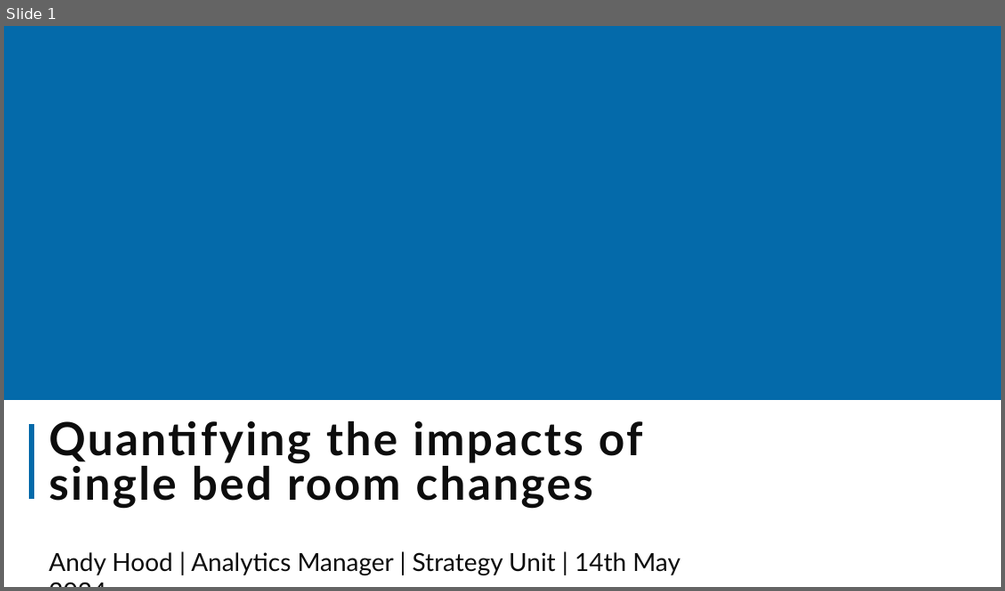
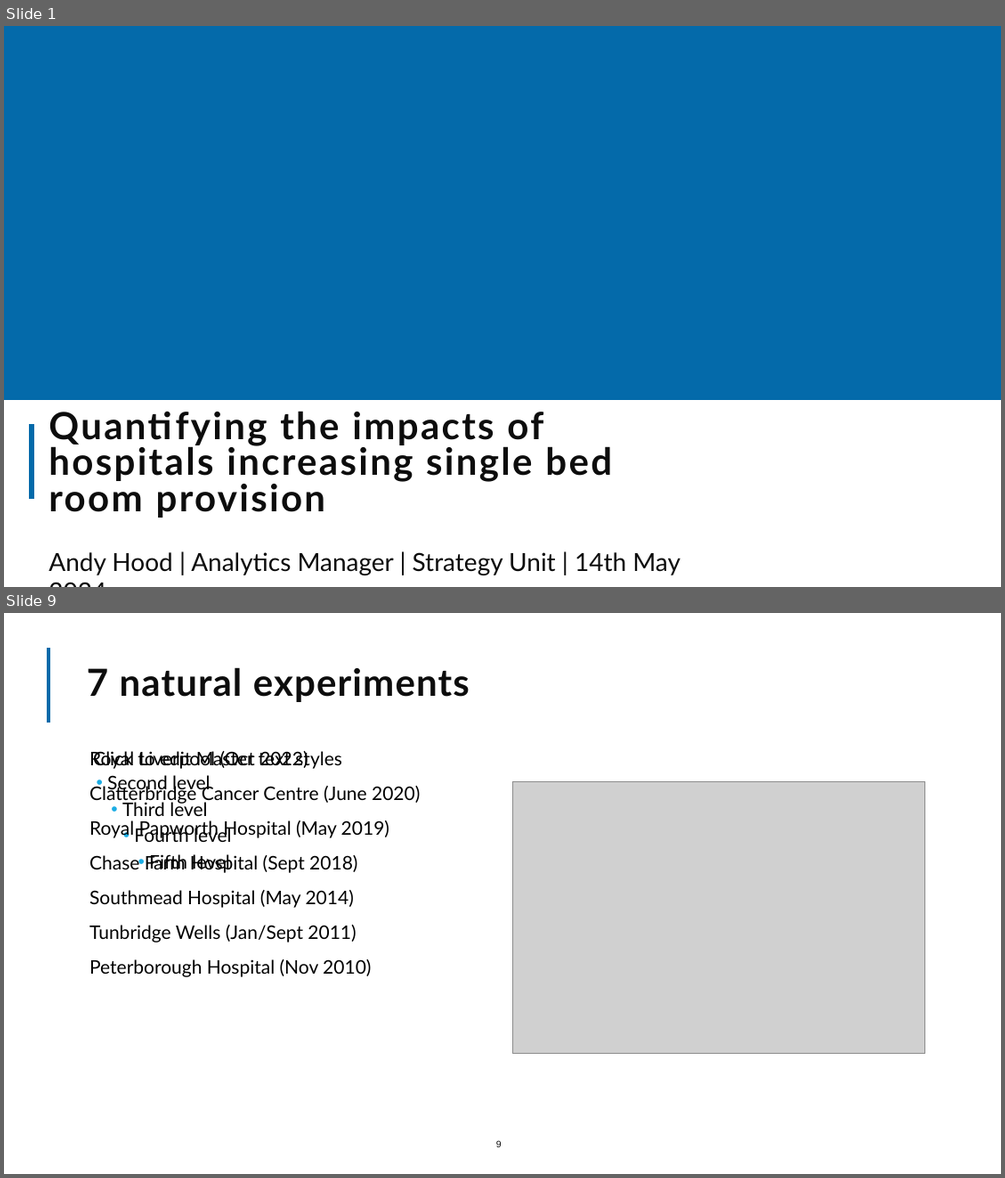
Before and after one commit to The-Strategy-Unit/nhp_sbr_impacts, a slide deck: NHP_SBR impacts_2024.pptx. Shown one above the other, each under a label of ours: slide 1 before the commit, slides 1 and 9 after it; the slides between them are not shown. The pictures are 1005x591 and 1005x1178 pixels, drawn with LibreOffice and Linux fonts; fonts in the diff are those of the drawing; grey boxes stand for pictures; background and template pictures are left out. Boxes give left, top, right and bottom in pixels: in the first picture for what was removed or moved away, otherwise in the second. Text is boxed around its words. In the diff, an @@ line names an element or a change of style, - is before the commit and + after.

```diff
--- a/NHP_SBR impacts_2024.pptx
+++ b/NHP_SBR impacts_2024.pptx
@@ slide 9 added at [4, 613, 1001, 1174], background picture (left out) @@
@@ line added from (48, 723) to (48, 648), #046AAA 3.5 pt @@
@@ title added at [87, 667, 469, 702], 36 pt, text #0D0D0D, bold @@
+7 natural experiments
@@ text added at [89, 751, 420, 977], 18 pt, text #000000 @@
+  Royal Liverpool (Oct 2022)
+  Clatterbridge Cancer Centre (June 2020)
+  Royal Papworth Hospital (May 2019)
+  Chase Farm Hospital (Sept 2018)
+  Southmead Hospital (May 2014)
+  Tunbridge Wells (Jan/Sept 2011)
+  Peterborough Hospital (Nov 2010)
@@ text added at [93, 751, 291, 873], 18 pt, text #000000 @@
+  Click to edit Master text styles
+  • Second level
+    • Third level
+      • Fourth level
+        • Fifth level
@@ picture added at [513, 781, 925, 1054] @@
@@ page number added at [496, 1140, 502, 1147], 9 pt, text #0D0D0D @@
+9
@@ slide 1 changed as well @@
@@ title at [48, 410, 612, 517]: text changed; size 44 to 36 pt @@
-Quantifying the impacts of single bed room changes
+Quantifying the impacts of hospitals increasing single bed room provision
```
Also in this commit, not shown: 12 other slides added, 1 slide removed, 2 other files.
